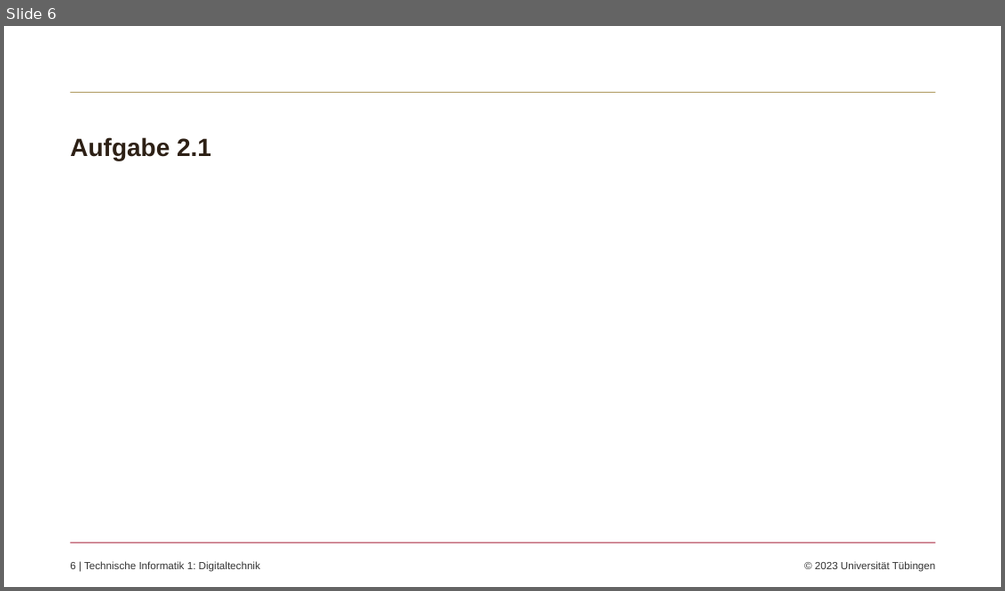
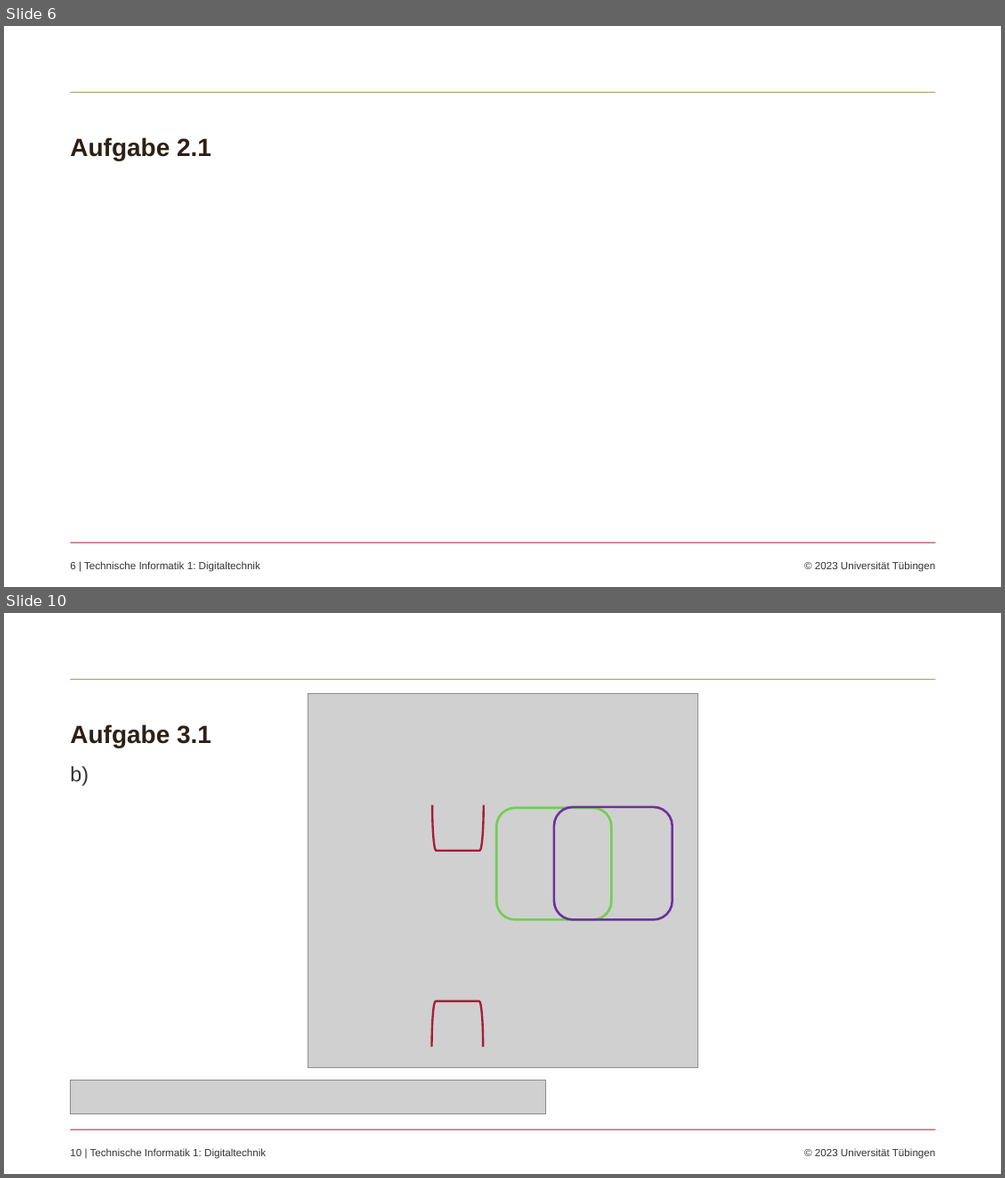
Before and after one commit to koennixer/Probeklausur, a slide deck: Probeklausur.pptx. Shown one above the other, each under a label of ours: slide 6 before the commit, slides 6 and 10 after it; the slides between them are not shown. The pictures are 1005x591 and 1005x1178 pixels, drawn with LibreOffice and Linux fonts; fonts in the diff are those of the drawing; grey boxes stand for pictures; background and template pictures are left out. Boxes give left, top, right and bottom in pixels: in the first picture for what was removed or moved away, otherwise in the second. Text is boxed around its words. In the diff, an @@ line names an element or a change of style, - is before the commit and + after.

Commit message:
Aufgabe 3.1

```diff
--- a/Probeklausur.pptx
+++ b/Probeklausur.pptx
@@ slide 10 added at (4,613,1001,1174), background #FFFFFF; not listed: 3 template elements that a slide beside it also shows @@
@@ picture added at (307,693,698,1068) @@
@@ title added at (70,724,211,747), 24 pt, text #2D2015, bold @@
+Aufgabe 3.1
@@ text added at (70,766,89,786), 20 pt, text #333333 @@
+b)
@@ right bracket added at (432,805,484,851), outline #A51E37 2 pt @@
@@ rounded rectangle added at (497,807,612,919), outline #70CF51 2.25 pt @@
@@ rounded rectangle added at (554,807,672,919), outline #7030A0 2.25 pt @@
@@ right bracket added at (432,1001,484,1046), outline #A51E37 2 pt @@
@@ picture added at (70,1079,544,1114) @@
```
Also in this commit, not shown: 3 other slides added.
